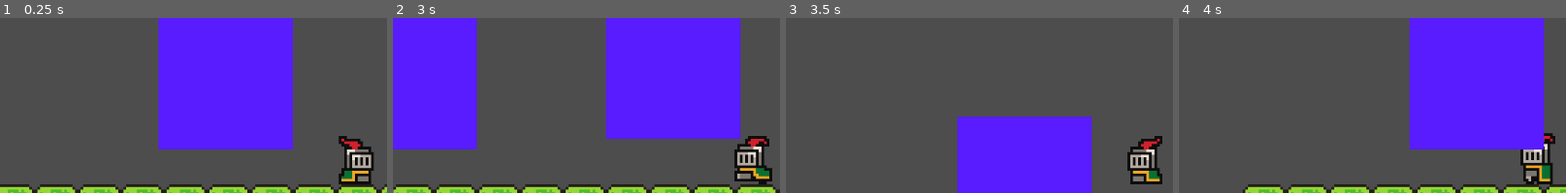
Above: before the commit, frames 1-4 (left to right).
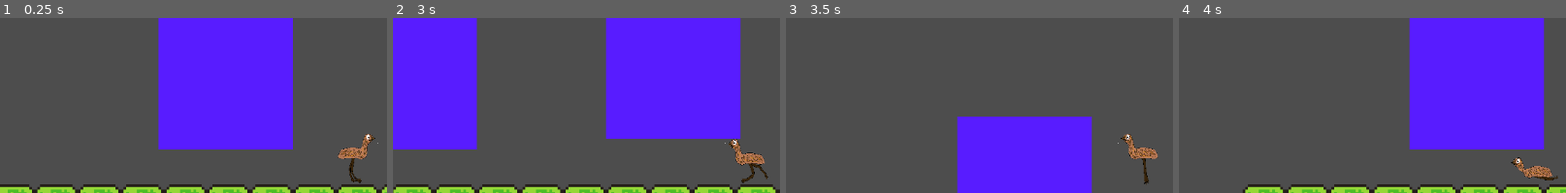
Above: after the commit, the same moments.

Repository: BastianLorsch/emu_game
Game: Godot game, scene res://scenes/game.tscn
The game is run twice, just before and just after one commit, with the same random seed, the same clock (stepped at 60 frames per second) and the same inputs.
Inputs:
- Up to frame 1 (0.25 s): no input
- Up to frame 2 (3 s): hold Down (crouch) 0.53-1.28 s; hold D (move_right) 0.53-2.03 s; tap Space (jump) at 0.77, 1.07, 1.52, 1.55, 1.82, 2.1 s; tap E (roll) at 0.8, 1.35 s; hold Down (crouch) 2.03-2.78 s; hold A (move_left) from 2.03 s (still down); tap Down (crouch) at 2.85 s
- Up to frame 3 (3.5 s): keep holding A (move_left); tap Space (jump) at 3.02, 3.32 s; tap E (roll) at 3.05 s
- Up to frame 4 (4 s): keep holding A (move_left); tap E (roll) at 3.6 s; tap Space (jump) at 3.77, 3.8 s
The pictures show only the part of the screen within x 4-53%, y 3-53%; the shares and areas given below are measured in that part.

The runs differ from the first frame. In frame 1, 2.1% of the frame differs, in the area x 87-98%, y 66-96%; in frame 2, 2.2%, in the area x 85-98%, y 67-96%; in frame 3, 2.1%; in frame 4, 1.9%.

Commit message:
added emu sprites, bug fixes

Diff:
--- a/scenes/game.tscn
+++ b/scenes/game.tscn
@@ -1,8 +1,11 @@
-[gd_scene load_steps=6 format=3 uid="uid://dbcb34jdxbxe7"]
+[gd_scene load_steps=12 format=3 uid="uid://dbcb34jdxbxe7"]
 
 [ext_resource type="PackedScene" uid="uid://bnnewvqxce12c" path="res://scenes/player.tscn" id="1_31fpa"]
 [ext_resource type="Texture2D" uid="uid://d0bib5ke71rg4" path="res://assets/sprites (placeholder)/world_tileset.png" id="2_ftn23"]
+[ext_resource type="Texture2D" uid="uid://dl8uk5sg8s6i8" path="res://assets/sprites (placeholder)/Background1.png" id="3_fcarw"]
+[ext_resource type="Texture2D" uid="uid://d0m5ikefnt11t" path="res://assets/sprites (placeholder)/Background2.png" id="3_t0g0c"]
 [ext_resource type="PackedScene" uid="uid://6mlmib8u2q16" path="res://scenes/box.tscn" id="3_ymtv6"]
+[ext_resource type="Texture2D" uid="uid://dre7saqx5qsh" path="res://assets/sprites (placeholder)/Background3.png" id="4_04pc1"]
 
 [sub_resource type="TileSetAtlasSource" id="TileSetAtlasSource_0mvk5"]
 texture = ExtResource("2_ftn23")
@@ -164,9 +167,132 @@
 2:4/size_in_atlas = Vector2i(3, 3)
 2:4/0 = 0
 
+[sub_resource type="TileSetAtlasSource" id="TileSetAtlasSource_45cng"]
+texture = ExtResource("3_t0g0c")
+texture_region_size = Vector2i(256, 256)
+8:8/0 = 0
+12:8/0 = 0
+13:8/0 = 0
+7:9/0 = 0
+8:9/0 = 0
+9:9/0 = 0
+10:9/0 = 0
+11:9/0 = 0
+12:9/0 = 0
+13:9/0 = 0
+1:10/0 = 0
+2:10/0 = 0
+3:10/0 = 0
+4:10/0 = 0
+5:10/0 = 0
+6:10/0 = 0
+7:10/0 = 0
+8:10/0 = 0
+9:10/0 = 0
+10:10/0 = 0
+11:10/0 = 0
+12:10/0 = 0
+13:10/0 = 0
+14:10/0 = 0
+15:10/0 = 0
+0:11/0 = 0
+1:11/0 = 0
+2:11/0 = 0
+3:11/0 = 0
+4:11/0 = 0
+5:11/0 = 0
+6:11/0 = 0
+7:11/0 = 0
+8:11/0 = 0
+9:11/0 = 0
+10:11/0 = 0
+11:11/0 = 0
+12:11/0 = 0
+13:11/0 = 0
+14:11/0 = 0
+15:11/0 = 0
+0:12/0 = 0
+1:12/0 = 0
+2:12/0 = 0
+3:12/0 = 0
+4:12/0 = 0
+5:12/0 = 0
+6:12/0 = 0
+7:12/0 = 0
+8:12/0 = 0
+9:12/0 = 0
+10:12/0 = 0
+11:12/0 = 0
+12:12/0 = 0
+13:12/0 = 0
+14:12/0 = 0
+15:12/0 = 0
+0:13/0 = 0
+1:13/0 = 0
+2:13/0 = 0
+3:13/0 = 0
+4:13/0 = 0
+5:13/0 = 0
+6:13/0 = 0
+7:13/0 = 0
+8:13/0 = 0
+9:13/0 = 0
+10:13/0 = 0
+11:13/0 = 0
+12:13/0 = 0
+13:13/0 = 0
+14:13/0 = 0
+15:13/0 = 0
+0:14/0 = 0
+1:14/0 = 0
+2:14/0 = 0
+3:14/0 = 0
+4:14/0 = 0
+5:14/0 = 0
+6:14/0 = 0
+7:14/0 = 0
+8:14/0 = 0
+9:14/0 = 0
+10:14/0 = 0
+11:14/0 = 0
+12:14/0 = 0
+13:14/0 = 0
+14:14/0 = 0
+15:14/0 = 0
+0:15/0 = 0
+1:15/0 = 0
+2:15/0 = 0
+3:15/0 = 0
+4:15/0 = 0
+5:15/0 = 0
+6:15/0 = 0
+7:15/0 = 0
+8:15/0 = 0
+9:15/0 = 0
+10:15/0 = 0
+11:15/0 = 0
+12:15/0 = 0
+13:15/0 = 0
+14:15/0 = 0
+15:15/0 = 0
+0:0/0 = 0
+
+[sub_resource type="TileSetAtlasSource" id="TileSetAtlasSource_e7yuu"]
+texture = ExtResource("4_04pc1")
+texture_region_size = Vector2i(256, 256)
+0:0/0 = 0
+
+[sub_resource type="TileSetAtlasSource" id="TileSetAtlasSource_b84f6"]
+texture = ExtResource("3_fcarw")
+texture_region_size = Vector2i(256, 256)
+0:0/0 = 0
+
 [sub_resource type="TileSet" id="TileSet_dgvl1"]
 physics_layer_0/collision_layer = 1
 sources/0 = SubResource("TileSetAtlasSource_0mvk5")
+sources/3 = SubResource("TileSetAtlasSource_b84f6")
+sources/1 = SubResource("TileSetAtlasSource_45cng")
+sources/2 = SubResource("TileSetAtlasSource_e7yuu")
 
 [node name="Game" type="Node2D"]
 
--- a/scenes/player.tscn
+++ b/scenes/player.tscn
@@ -1,147 +1,51 @@
-[gd_scene load_steps=42 format=3 uid="uid://bnnewvqxce12c"]
+[gd_scene load_steps=21 format=3 uid="uid://bnnewvqxce12c"]
 
-[ext_resource type="Texture2D" uid="uid://d2yh00f87imi0" path="res://assets/sprites (placeholder)/knight.png" id="1_bae43"]
 [ext_resource type="Script" path="res://scribts/stateMachine/player_state_controled.gd" id="1_j53wj"]
+[ext_resource type="Texture2D" uid="uid://cxy0hq3hnbw42" path="res://assets/sprites (placeholder)/Emu_crouching.png" id="3_he8mq"]
 [ext_resource type="Shape2D" uid="uid://ce73qwd7qbt4k" path="res://resources/player_standing_collisionshape.tres" id="3_iv40j"]
 [ext_resource type="Script" path="res://scribts/stateMachine/idle_state.gd" id="4_7ia76"]
+[ext_resource type="Texture2D" uid="uid://4urmksgo3nu1" path="res://assets/sprites (placeholder)/Emu_rolling.png" id="4_t5p8u"]
 [ext_resource type="Script" path="res://scribts/stateMachine/run_state.gd" id="5_6f7sh"]
+[ext_resource type="Texture2D" uid="uid://k81u38oidv7e" path="res://assets/sprites (placeholder)/Emu_idle.png" id="5_nkudw"]
+[ext_resource type="Texture2D" uid="uid://qt6ay3t5j1x1" path="res://assets/sprites (placeholder)/Emu_jumping.png" id="6_0yb3k"]
 [ext_resource type="Script" path="res://scribts/stateMachine/jump_state.gd" id="6_75cwk"]
+[ext_resource type="Texture2D" uid="uid://dx2nf6ewsxxcw" path="res://assets/sprites (placeholder)/Emu_running.png" id="7_v6jvw"]
 [ext_resource type="Script" path="res://scribts/stateMachine/roll_state.gd" id="7_y34yc"]
 [ext_resource type="Script" path="res://scribts/stateMachine/crouch_state.gd" id="8_1yt45"]
 
-[sub_resource type="AtlasTexture" id="AtlasTexture_7xpw8"]
-atlas = ExtResource("1_bae43")
-region = Rect2(64, 160, 32, 32)
+[sub_resource type="AtlasTexture" id="AtlasTexture_a621x"]
+atlas = ExtResource("3_he8mq")
+region = Rect2(0, 0, 256, 256)
 
-[sub_resource type="AtlasTexture" id="AtlasTexture_gpnev"]
-atlas = ExtResource("1_bae43")
-region = Rect2(64, 160, 32, 32)
+[sub_resource type="AtlasTexture" id="AtlasTexture_tjh6v"]
+atlas = ExtResource("3_he8mq")
+region = Rect2(0, 0, 256, 256)
 
-[sub_resource type="AtlasTexture" id="AtlasTexture_pfr48"]
-atlas = ExtResource("1_bae43")
-region = Rect2(64, 224, 32, 32)
+[sub_resource type="AtlasTexture" id="AtlasTexture_5a17g"]
+atlas = ExtResource("4_t5p8u")
+region = Rect2(0, 0, 256, 256)
 
-[sub_resource type="AtlasTexture" id="AtlasTexture_3e57m"]
-atlas = ExtResource("1_bae43")
-region = Rect2(0, 0, 32, 32)
+[sub_resource type="AtlasTexture" id="AtlasTexture_aytkv"]
+atlas = ExtResource("5_nkudw")
+region = Rect2(0, 0, 256, 256)
 
-[sub_resource type="AtlasTexture" id="AtlasTexture_ljql4"]
-atlas = ExtResource("1_bae43")
-region = Rect2(32, 0, 32, 32)
+[sub_resource type="AtlasTexture" id="AtlasTexture_n4ht2"]
+atlas = ExtResource("6_0yb3k")
+region = Rect2(0, 0, 256, 256)
 
-[sub_resource type="AtlasTexture" id="AtlasTexture_1pdda"]
-atlas = ExtResource("1_bae43")
-region = Rect2(64, 0, 32, 32)
+[sub_resource type="AtlasTexture" id="AtlasTexture_nfdbl"]
+atlas = ExtResource("4_t5p8u")
+region = Rect2(0, 0, 256, 256)
 
-[sub_resource type="AtlasTexture" id="AtlasTexture_wbr6x"]
-atlas = ExtResource("1_bae43")
-region = Rect2(96, 0, 32, 32)
-
-[sub_resource type="AtlasTexture" id="AtlasTexture_fdccg"]
-atlas = ExtResource("1_bae43")
-region = Rect2(64, 64, 32, 32)
-
-[sub_resource type="AtlasTexture" id="AtlasTexture_jx22k"]
-atlas = ExtResource("1_bae43")
-region = Rect2(0, 160, 32, 32)
-
-[sub_resource type="AtlasTexture" id="AtlasTexture_5joda"]
-atlas = ExtResource("1_bae43")
-region = Rect2(32, 160, 32, 32)
-
-[sub_resource type="AtlasTexture" id="AtlasTexture_k2sbj"]
-atlas = ExtResource("1_bae43")
-region = Rect2(64, 160, 32, 32)
-
-[sub_resource type="AtlasTexture" id="AtlasTexture_nh8sy"]
-atlas = ExtResource("1_bae43")
-region = Rect2(96, 160, 32, 32)
-
-[sub_resource type="AtlasTexture" id="AtlasTexture_0wmlh"]
-atlas = ExtResource("1_bae43")
-region = Rect2(128, 160, 32, 32)
-
-[sub_resource type="AtlasTexture" id="AtlasTexture_16mgp"]
-atlas = ExtResource("1_bae43")
-region = Rect2(160, 160, 32, 32)
-
-[sub_resource type="AtlasTexture" id="AtlasTexture_ljry0"]
-atlas = ExtResource("1_bae43")
-region = Rect2(192, 160, 32, 32)
-
-[sub_resource type="AtlasTexture" id="AtlasTexture_ha8vl"]
-atlas = ExtResource("1_bae43")
-region = Rect2(224, 160, 32, 32)
-
-[sub_resource type="AtlasTexture" id="AtlasTexture_8jhvx"]
-atlas = ExtResource("1_bae43")
-region = Rect2(0, 64, 32, 32)
-
-[sub_resource type="AtlasTexture" id="AtlasTexture_3raqd"]
-atlas = ExtResource("1_bae43")
-region = Rect2(32, 64, 32, 32)
-
-[sub_resource type="AtlasTexture" id="AtlasTexture_junkf"]
-atlas = ExtResource("1_bae43")
-region = Rect2(64, 64, 32, 32)
-
-[sub_resource type="AtlasTexture" id="AtlasTexture_v6bih"]
-atlas = ExtResource("1_bae43")
-region = Rect2(96, 64, 32, 32)
-
-[sub_resource type="AtlasTexture" id="AtlasTexture_ud0wm"]
-atlas = ExtResource("1_bae43")
-region = Rect2(128, 64, 32, 32)
-
-[sub_resource type="AtlasTexture" id="AtlasTexture_6bf37"]
-atlas = ExtResource("1_bae43")
-region = Rect2(160, 64, 32, 32)
-
-[sub_resource type="AtlasTexture" id="AtlasTexture_xxcx7"]
-atlas = ExtResource("1_bae43")
-region = Rect2(192, 64, 32, 32)
-
-[sub_resource type="AtlasTexture" id="AtlasTexture_rqhty"]
-atlas = ExtResource("1_bae43")
-region = Rect2(224, 64, 32, 32)
-
-[sub_resource type="AtlasTexture" id="AtlasTexture_sij1y"]
-atlas = ExtResource("1_bae43")
-region = Rect2(0, 96, 32, 32)
-
-[sub_resource type="AtlasTexture" id="AtlasTexture_w0arf"]
-atlas = ExtResource("1_bae43")
-region = Rect2(32, 96, 32, 32)
-
-[sub_resource type="AtlasTexture" id="AtlasTexture_u8ntc"]
-atlas = ExtResource("1_bae43")
-region = Rect2(64, 96, 32, 32)
-
-[sub_resource type="AtlasTexture" id="AtlasTexture_bjoq3"]
-atlas = ExtResource("1_bae43")
-region = Rect2(96, 96, 32, 32)
-
-[sub_resource type="AtlasTexture" id="AtlasTexture_g6iel"]
-atlas = ExtResource("1_bae43")
-region = Rect2(128, 96, 32, 32)
-
-[sub_resource type="AtlasTexture" id="AtlasTexture_8vrmd"]
-atlas = ExtResource("1_bae43")
-region = Rect2(160, 96, 32, 32)
-
-[sub_resource type="AtlasTexture" id="AtlasTexture_lcdn0"]
-atlas = ExtResource("1_bae43")
-region = Rect2(192, 96, 32, 32)
-
-[sub_resource type="AtlasTexture" id="AtlasTexture_jwlas"]
-atlas = ExtResource("1_bae43")
-region = Rect2(224, 96, 32, 32)
+[sub_resource type="AtlasTexture" id="AtlasTexture_ib80p"]
+atlas = ExtResource("7_v6jvw")
+region = Rect2(0, 0, 256, 256)
 
 [sub_resource type="SpriteFrames" id="SpriteFrames_t76l6"]
 animations = [{
 "frames": [{
 "duration": 1.0,
-"texture": SubResource("AtlasTexture_7xpw8")
+"texture": SubResource("AtlasTexture_a621x")
 }],
 "loop": true,
 "name": &"crouch",
@@ -149,10 +53,10 @@
 }, {
 "frames": [{
 "duration": 1.0,
-"texture": SubResource("AtlasTexture_gpnev")
+"texture": SubResource("AtlasTexture_tjh6v")
 }, {
 "duration": 1.0,
-"texture": SubResource("AtlasTexture_pfr48")
+"texture": SubResource("AtlasTexture_5a17g")
 }],
 "loop": true,
 "name": &"crouch_walk",
@@ -160,16 +64,7 @@
 }, {
 "frames": [{
 "duration": 1.0,
-"texture": SubResource("AtlasTexture_3e57m")
-}, {
-"duration": 1.0,
-"texture": SubResource("AtlasTexture_ljql4")
-}, {
-"duration": 1.0,
-"texture": SubResource("AtlasTexture_1pdda")
-}, {
-"duration": 1.0,
-"texture": SubResource("AtlasTexture_wbr6x")
+"texture": SubResource("AtlasTexture_aytkv")
 }],
 "loop": true,
 "name": &"idle",
@@ -177,7 +72,7 @@
 }, {
 "frames": [{
 "duration": 1.0,
-"texture": SubResource("AtlasTexture_fdccg")
+"texture": SubResource("AtlasTexture_n4ht2")
 }],
 "loop": true,
 "name": &"jump",
@@ -185,28 +80,7 @@
 }, {
 "frames": [{
 "duration": 1.0,
-"texture": SubResource("AtlasTexture_jx22k")
-}, {
-"duration": 1.0,
-"texture": SubResource("AtlasTexture_5joda")
-}, {
-"duration": 1.0,
-"texture": SubResource("AtlasTexture_k2sbj")
-}, {
-"duration": 1.0,
-"texture": SubResource("AtlasTexture_nh8sy")
-}, {
-"duration": 1.0,
-"texture": SubResource("AtlasTexture_0wmlh")
-}, {
-"duration": 1.0,
-"texture": SubResource("AtlasTexture_16mgp")
-}, {
-"duration": 1.0,
-"texture": SubResource("AtlasTexture_ljry0")
-}, {
-"duration": 1.0,
-"texture": SubResource("AtlasTexture_ha8vl")
+"texture": SubResource("AtlasTexture_nfdbl")
 }],
 "loop": true,
 "name": &"roll",
@@ -214,52 +88,7 @@
 }, {
 "frames": [{
 "duration": 1.0,
-"texture": SubResource("AtlasTexture_8jhvx")
-}, {
-"duration": 1.0,
-"texture": SubResource("AtlasTexture_3raqd")
-}, {
-"duration": 1.0,
-"texture": SubResource("AtlasTexture_junkf")
-}, {
-"duration": 1.0,
-"texture": SubResource("AtlasTexture_v6bih")
-}, {
-"duration": 1.0,
-"texture": SubResource("AtlasTexture_ud0wm")
-}, {
-"duration": 1.0,
-"texture": SubResource("AtlasTexture_6bf37")
-}, {
-"duration": 1.0,
-"texture": SubResource("AtlasTexture_xxcx7")
-}, {
-"duration": 1.0,
-"texture": SubResource("AtlasTexture_rqhty")
-}, {
-"duration": 1.0,
-"texture": SubResource("AtlasTexture_sij1y")
-}, {
-"duration": 1.0,
-"texture": SubResource("AtlasTexture_w0arf")
-}, {
-"duration": 1.0,
-"texture": SubResource("AtlasTexture_u8ntc")
-}, {
-"duration": 1.0,
-"texture": SubResource("AtlasTexture_bjoq3")
-}, {
-"duration": 1.0,
-"texture": SubResource("AtlasTexture_g6iel")
-}, {
-"duration": 1.0,
-"texture": SubResource("AtlasTexture_8vrmd")
-}, {
-"duration": 1.0,
-"texture": SubResource("AtlasTexture_lcdn0")
-}, {
-"duration": 1.0,
-"texture": SubResource("AtlasTexture_jwlas")
+"texture": SubResource("AtlasTexture_ib80p")
 }],
 "loop": true,
 "name": &"run",
@@ -274,9 +103,10 @@
 shape = ExtResource("3_iv40j")
 
 [node name="AnimatedSprite2D" type="AnimatedSprite2D" parent="."]
-position = Vector2(0, -12)
+position = Vector2(-1, -8)
+scale = Vector2(0.0708008, 0.0874024)
 sprite_frames = SubResource("SpriteFrames_t76l6")
-animation = &"roll"
+animation = &"crouch_walk"
 
 [node name="CrouchRayCast_1" type="RayCast2D" parent="."]
 position = Vector2(-5, -8)
--- a/scribts/stateMachine/jump_state.gd
+++ b/scribts/stateMachine/jump_state.gd
@@ -1,11 +1,12 @@
 extends PlayerState
 
-var call_to_roll := false
+var call_to_roll : bool
 
 func enter_state(player_node):
 	super(player_node) # calls the same methode in parent class
 	player.velocity.y = player.JUMP_VELOCITY
 	$"../AnimatedSprite2D".play("jump")
+	call_to_roll = false
 
 func handle_input(_delta):
 	var direction = Input.get_axis("move_left", "move_right")
--- a/scribts/stateMachine/player_state_controled.gd
+++ b/scribts/stateMachine/player_state_controled.gd
@@ -10,6 +10,7 @@
 
 func _ready() -> void:
 	change_state("IdleState") # start in idle state
+	animated_sprite.flip_h = true
 
 func change_state(new_state_name: String):
 	if current_state:
@@ -37,6 +38,6 @@
 
 	# Flip sprite
 	if direction > 0:
+		animated_sprite.flip_h = true
+	elif direction < 0:
 		animated_sprite.flip_h = false
-	elif direction < 0:
-		animated_sprite.flip_h = true
Binary file added: assets/sprites (placeholder)/Background1.png
Not shown, added: assets/sprites (placeholder)/Background1.png.import
Binary file added: assets/sprites (placeholder)/Background2.png
Not shown, added: assets/sprites (placeholder)/Background2.png.import
Binary file added: assets/sprites (placeholder)/Background3.png
Not shown, added: assets/sprites (placeholder)/Background3.png.import
Binary file added: assets/sprites (placeholder)/Emu_crouching.png
Not shown, added: assets/sprites (placeholder)/Emu_crouching.png.import
Binary file added: assets/sprites (placeholder)/Emu_idle.png
Not shown, added: assets/sprites (placeholder)/Emu_idle.png.import
Binary file added: assets/sprites (placeholder)/Emu_jumping.png
Not shown, added: assets/sprites (placeholder)/Emu_jumping.png.import
(and 4 more such lines)
